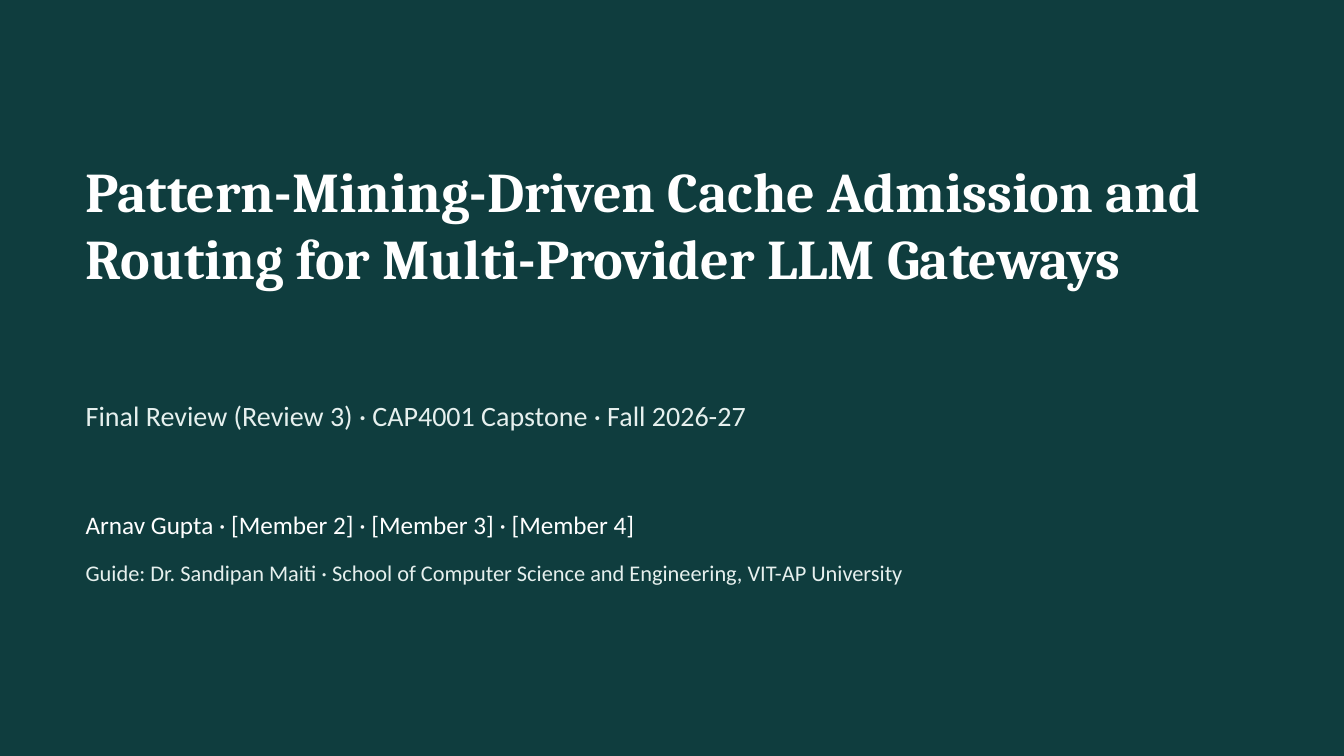
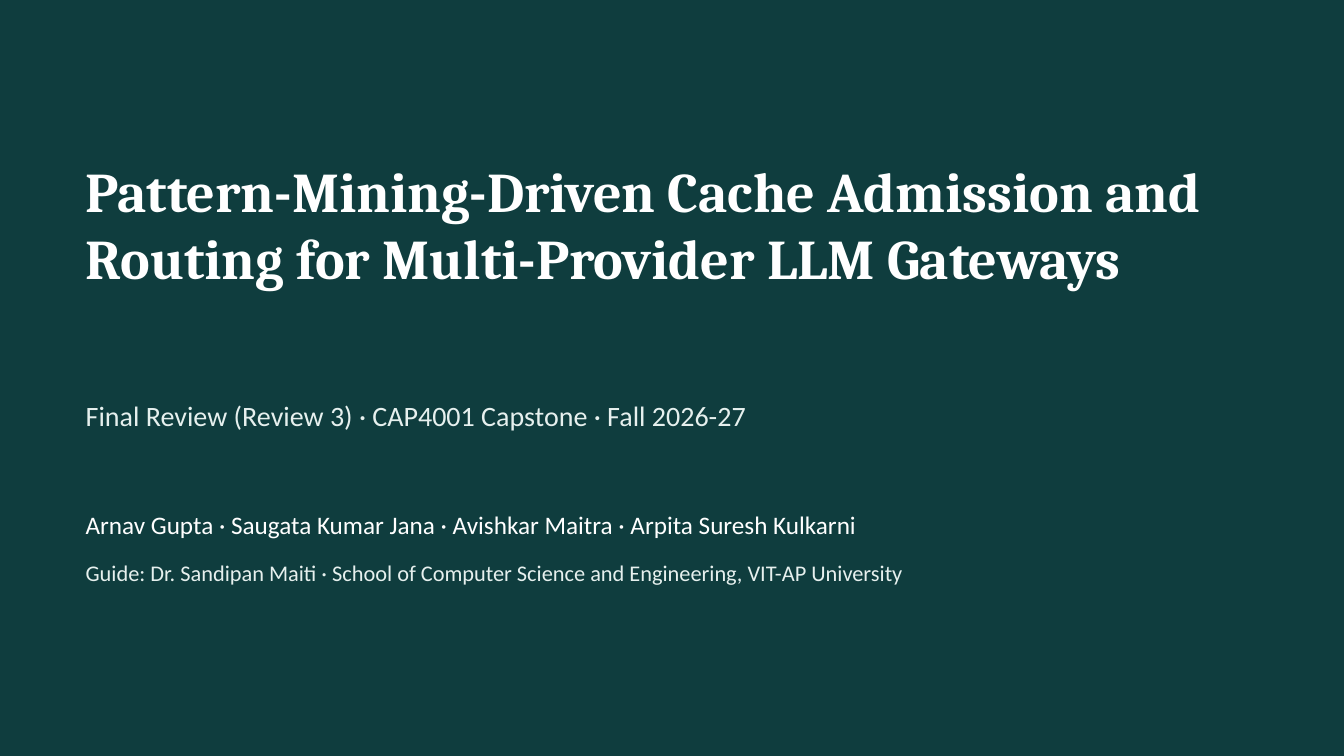
Before and after one commit to arnnnavvvvv/llm-cache-pattern-mining, a slide deck: slide 1 of report/Review3_Presentation.pptx. Drawn at 1344x756 pixels with LibreOffice and Linux fonts; fonts in the diff are those of the drawing. Boxes give left, top, right and bottom in pixels: in the first picture for what was removed or moved away, otherwise in the second. Text is boxed around its words. In the diff, an @@ line names an element or a change of style, - is before the commit and + after.

Commit message:
team member names in report, slides, poster and paper

```diff
--- a/report/Review3_Presentation.pptx
+++ b/report/Review3_Presentation.pptx
@@ text at box(86, 516, 856, 539): text changed @@
-Arnav Gupta · [Member 2] · [Member 3] · [Member 4]
+Arnav Gupta · Saugata Kumar Jana · Avishkar Maitra · Arpita Suresh Kulkarni
```
Also in this commit, not shown: 9 other files.
